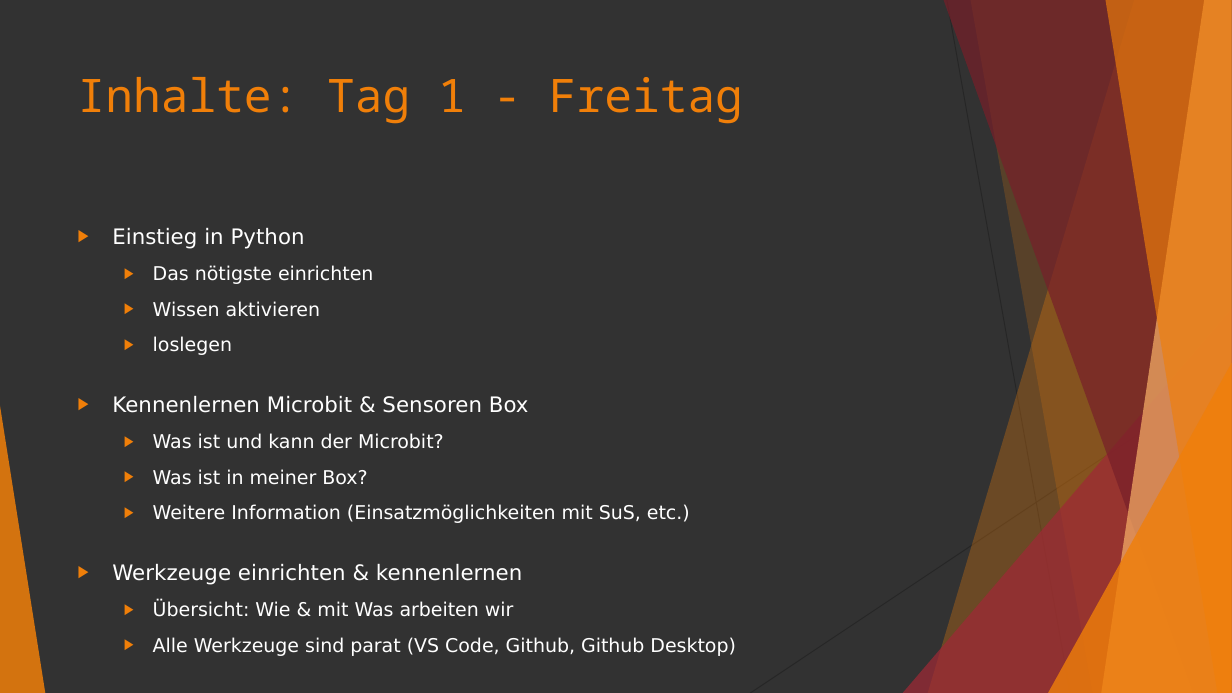
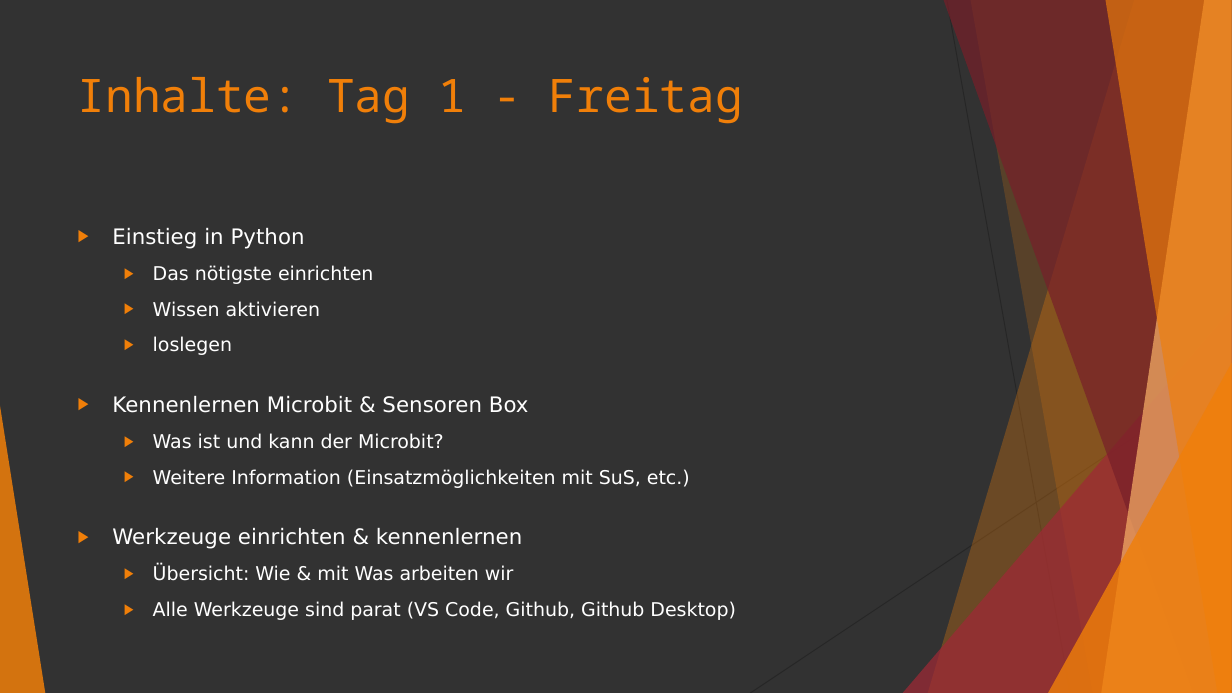
Before and after one commit to advocd/Workshop-Microbit-Python, a slide deck: slide 5 of internal/slides/Python-Workshop.pptx. Drawn at 1232x693 pixels with LibreOffice and Linux fonts; fonts in the diff are those of the drawing. Boxes give left, top, right and bottom in pixels: in the first picture for what was removed or moved away, otherwise in the second. Text is boxed around its words. In the diff, an @@ line names an element or a change of style, - is before the commit and + after.

```diff
--- a/internal/slides/Python-Workshop.pptx
+++ b/internal/slides/Python-Workshop.pptx
@@ text at (x1=153, y1=469, x2=367, y2=485): paragraph removed @@
-  ▶ Was ist in meiner Box?
```
Also in this commit, not shown: 1 other slide changed.
